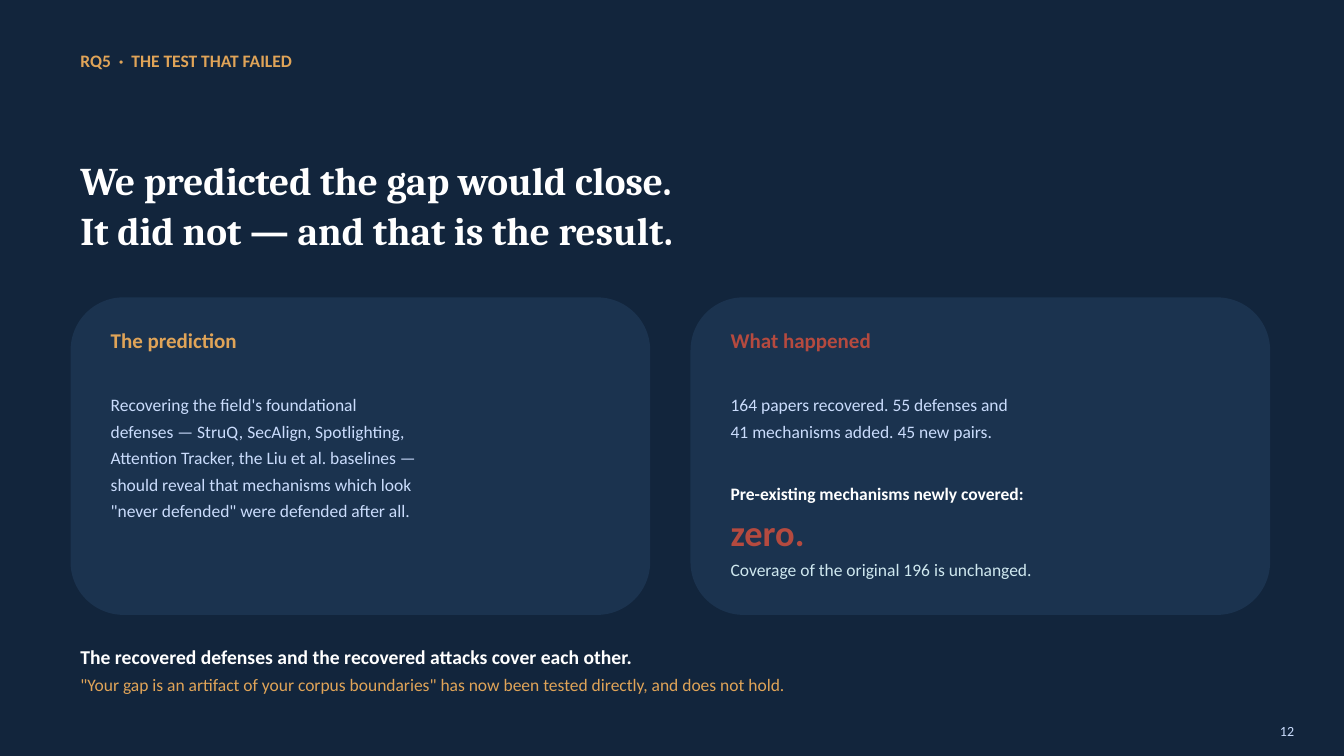
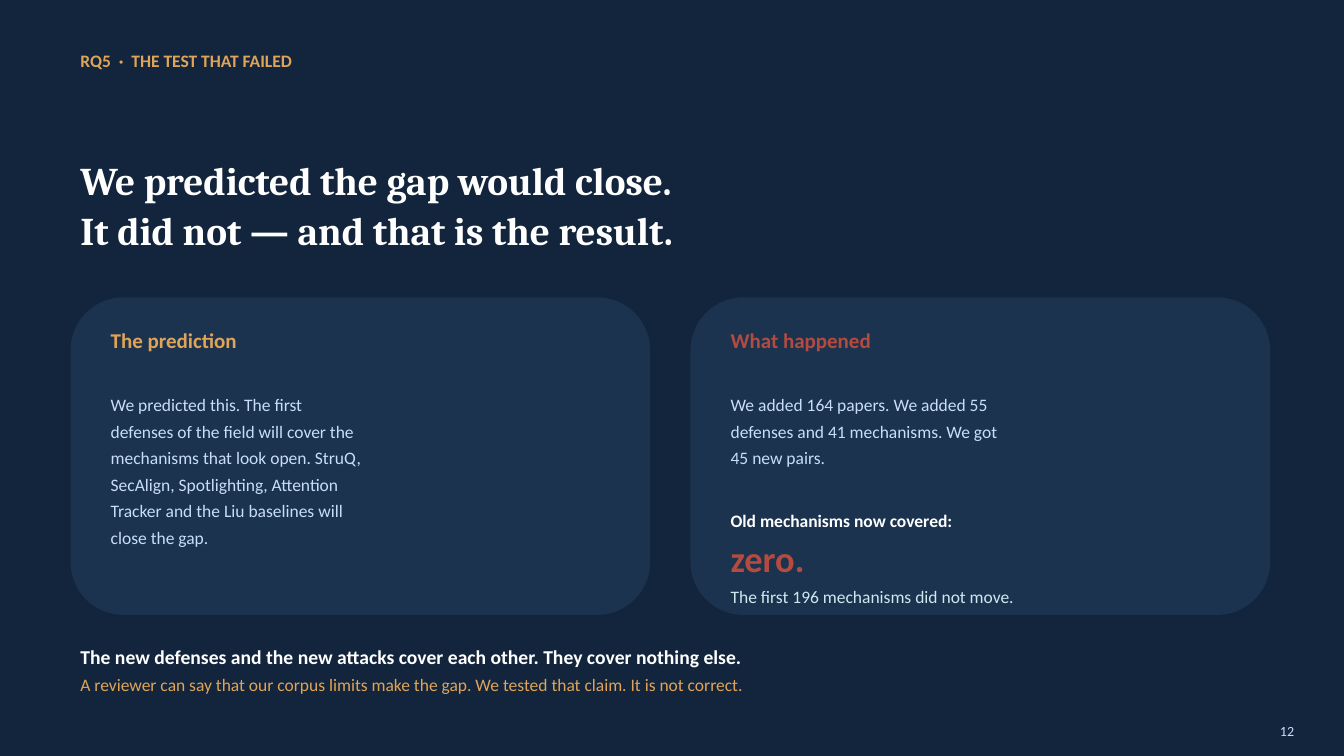
Before and after one commit to Nyamtulla/context_poison, a slide deck: slide 12 of context_sok_results_presentation.pptx. Drawn at 1344x756 pixels with LibreOffice and Linux fonts; fonts in the diff are those of the drawing. Boxes give left, top, right and bottom in pixels: in the first picture for what was removed or moved away, otherwise in the second. Text is boxed around its words. In the diff, an @@ line names an element or a change of style, - is before the commit and + after.

```diff
--- a/context_sok_results_presentation.pptx
+++ b/context_sok_results_presentation.pptx
@@ text at (111,399,361,547): text changed @@
-Recovering the field's foundational
-defenses — StruQ, SecAlign, Spotlighting,
-Attention Tracker, the Liu et al. baselines —
-should reveal that mechanisms which look
-"never defended" were defended after all.
+We predicted this. The first
+defenses of the field will cover the
+mechanisms that look open. StruQ,
+SecAlign, Spotlighting, Attention
+Tracker and the Liu baselines will
+close the gap.
@@ text at (731,399,997,527): text changed @@
-164 papers recovered. 55 defenses and
-41 mechanisms added. 45 new pairs.
-Pre-existing mechanisms newly covered:
+We added 164 papers. We added 55
+defenses and 41 mechanisms. We got
+45 new pairs.
+Old mechanisms now covered:
@@ text at (731,591,1014,603): text changed @@
-Coverage of the original 196 is unchanged.
+The first 196 mechanisms did not move.
@@ text at (80,650,743,694): text changed @@
-The recovered defenses and the recovered attacks cover each other.
-"Your gap is an artifact of your corpus boundaries" has now been tested directly, and does not hold.
+The new defenses and the new attacks cover each other. They cover nothing else.
+A reviewer can say that our corpus limits make the gap. We tested that claim. It is not correct.
```
Also in this commit, not shown: 19 other slides changed, 4 slides added, 5 other files.
